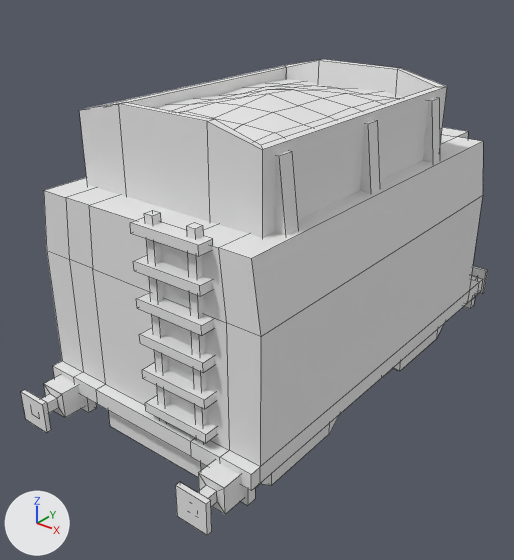
What one commit did to the Blender file moretrains_steam/blend/steam_train_tender.blend.
The view is the same before and after, from a 50 mm camera at (25.0, -34.9, 25.0) aimed at (-0.9, -2.5, 4.9). Every picture has the same lights, and +X, +Y and +Z are marked at lower left. Mesh edges are drawn as thin lines.

Names of what the first picture shows: 'coal'.
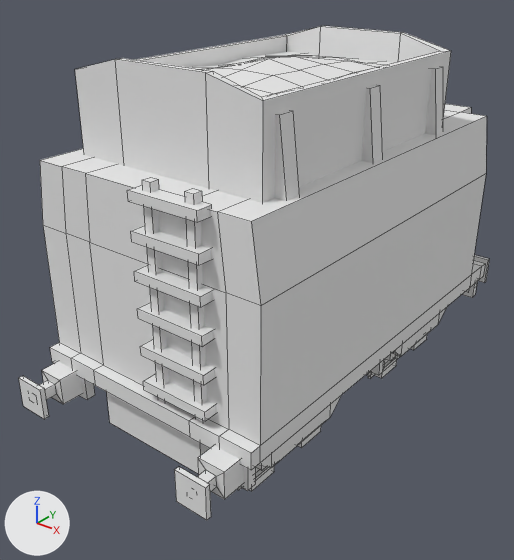
The newer file is also turned or shifted as a whole; pictures and numbers use the older file's frame.

What differs and where, as boxes [x1, y1, x2, y2] in the pictures (514 x 560 px; the box of a moved part takes in the faces that stretch with it):
'coal', reshaped: before [21, 59, 488, 536]; after [19, 26, 489, 520]
part 1 of me_cube_012, moved or reshaped: before [158, 79, 404, 145]; after [190, 52, 392, 97]
part 2 of me_cube_012, moved or reshaped: before [79, 59, 447, 238]; after [75, 26, 451, 203]
part 3 of me_cube_012, moved or reshaped: before [464, 297, 475, 309]; after [461, 282, 477, 298]
part 4 of me_cube_012, moved or reshaped: before [81, 396, 96, 413]; after [79, 378, 95, 400]
part 5 of me_cube_012, moved or reshaped: before [241, 487, 255, 505]; after [240, 466, 255, 491]
part 6 of me_cube_012, moved or reshaped: before [274, 150, 299, 236]; after [275, 110, 300, 201]
part 7 of me_cube_012, moved or reshaped: before [423, 97, 440, 163]; after [425, 66, 443, 135]
part 8 of me_cube_012, moved or reshaped: before [360, 120, 380, 193]; after [362, 85, 383, 163]
part 9 of me_cube_012, moved or reshaped: before [186, 223, 208, 443]; after [184, 189, 207, 422]
part 10 of me_cube_012, moved or reshaped: before [145, 396, 216, 443]; after [143, 375, 216, 421]
part 11 of me_cube_012, moved or reshaped: before [142, 363, 215, 409]; after [140, 340, 215, 385]
part 12 of me_cube_012, moved or reshaped: before [139, 328, 214, 373]; after [137, 303, 213, 346]
part 13 of me_cube_012, moved or reshaped: before [144, 210, 170, 423]; after [142, 177, 169, 403]
part 14 of me_cube_012, moved or reshaped: before [136, 293, 213, 336]; after [134, 266, 212, 307]
part 15 of me_cube_012, moved or reshaped: before [133, 256, 212, 296]; after [131, 226, 211, 265]
part 16 of me_cube_012, moved or reshaped: before [130, 217, 213, 256]; after [127, 185, 212, 222]
part 17 of me_cube_012, moved or reshaped: before [260, 325, 443, 485]; after [258, 307, 447, 468]
part 18 of me_cube_012, moved or reshaped: before [197, 460, 243, 514]; after [197, 445, 243, 499]
part 19 of me_cube_012, moved or reshaped: before [175, 482, 212, 536]; after [174, 467, 211, 520]
part 20 of me_cube_012, moved or reshaped: before [21, 127, 488, 491]; after [19, 104, 489, 473]

What the commit changed:
me_cube_012 is used by ob_coal; parent ob_moretrains_steam_tender; location (0.0, 46.32, 0.0); rotation (0.0, 0.0, 3.142), in degrees (0, 0, 180).
me_cube_012 had 1007 vertices, 841 faces and spanned x -7.8..7.8, y -16.6..16.5, z -3.8..17.3.
me_cube_012 now has 1007 vertices, 841 faces and spans x -7.8..7.8, y -16.6..16.5, z -3.8..19.5.
me_cube_012 part 1: the loose piece of 63 vertices spanning x -5.9..5.9, y -7.0..10.9, z 15.6..16.9 is moved by (0.0, 0.0, 1.9).
me_cube_012 part 2: the loose piece of 32 vertices spanning x -6.2..6.2, y -7.3..11.0, z 11.9..17.3 is scaled about its middle by (1, 1, 1.08), then moved by (0.0, 0.0, 2.0).
me_cube_012 part 3: the loose piece of 8 vertices spanning x -7.5..-5.0, y -14.1..-13.5, z -1.1..0.3 is scaled about its middle by (1, 1, 1.25), then moved by (0.0, 0.0, 1.1).
me_cube_012 part 4: the loose piece of 8 vertices spanning x 5.0..7.5, y 13.1..13.7, z -1.1..0.3 is scaled about its middle by (1, 1, 1.25), then moved by (0.0, 0.0, 1.1).
me_cube_012 part 5: the loose piece of 8 vertices spanning x -7.4..-5.0, y 13.1..13.7, z -1.1..0.3 is scaled about its middle by (1, 1, 1.25), then moved by (0.0, 0.0, 1.1).
me_cube_012 part 6: the loose piece of 8 vertices spanning x -7.0..-6.0, y 9.1..10.1, z 11.9..16.2 is scaled about its middle by (1, 1, 1.03), then moved by (0.0, 0.0, 1.8).
me_cube_012 part 7: the loose piece of 8 vertices spanning x -7.0..-6.0, y -5.9..-4.9, z 11.9..16.2 is scaled about its middle by (1, 1, 1.03), then moved by (0.0, 0.0, 1.8).
me_cube_012 part 8: the loose piece of 8 vertices spanning x -7.0..-6.0, y 1.5..2.5, z 11.9..16.2 is scaled about its middle by (1, 1, 1.03), then moved by (0.0, 0.0, 1.8).
me_cube_012 part 9: the loose piece of 8 vertices spanning x -4.4..-3.8, y 13.0..13.6, z 1.0..13.2 is scaled about its middle by (1, 1, 1.02), then moved by (0.0, 0.0, 1.5).
me_cube_012 part 10: the loose piece of 8 vertices spanning x -4.9..-0.5, y 13.0..14.0, z 1.8..2.4 is moved by (0.0, 0.0, 1.4).
me_cube_012 part 11: the loose piece of 8 vertices spanning x -4.9..-0.5, y 13.0..14.0, z 3.9..4.5 is moved by (0.0, 0.0, 1.4).
me_cube_012 part 12: the loose piece of 8 vertices spanning x -4.9..-0.5, y 13.0..14.0, z 6.1..6.6 is moved by (0.0, 0.0, 1.5).
me_cube_012 part 13: the loose piece of 8 vertices spanning x -1.7..-1.1, y 13.0..13.6, z 1.0..13.2 is scaled about its middle by (1, 1, 1.02), then moved by (0.0, 0.0, 1.5).
me_cube_012 part 14: the loose piece of 8 vertices spanning x -4.9..-0.5, y 13.0..14.0, z 8.1..8.6 is moved by (0.0, 0.0, 1.5).
me_cube_012 part 15: the loose piece of 8 vertices spanning x -4.9..-0.5, y 13.0..14.0, z 10.2..10.7 is moved by (0.0, 0.0, 1.6).
me_cube_012 part 16: the loose piece of 8 vertices spanning x -4.9..-0.5, y 13.0..14.0, z 12.2..12.7 is moved by (0.0, 0.0, 1.6).
me_cube_012 part 17: the loose piece of 32 vertices spanning x -6.2..-5.6, y -12.7..12.2, z -2.9..0.8 is moved by (0.0, 0.0, 1.3).
me_cube_012 part 18: the loose piece of 16 vertices spanning x -7.1..-5.4, y 13.4..16.5, z -0.8..0.9 is moved by (0.0, 0.0, 1.0).
me_cube_012 part 19: the loose piece of 8 vertices spanning x -7.3..-5.3, y 16.2..16.5, z -0.9..1.1 is moved by (0.0, 0.0, 1.0).
me_cube_012 part 20: 200 of 1007 vertices moved; they spanned x -7.8..7.8, y -16.6..16.5, z -1.7..12.5 and now span x -7.8..7.8, y -16.6..16.5, z -1.5..14.1; mean shift (0.0, 0.0, 1.2); largest move (3.5, -13.5, 12.5) -> (3.5, -13.5, 14.1).
